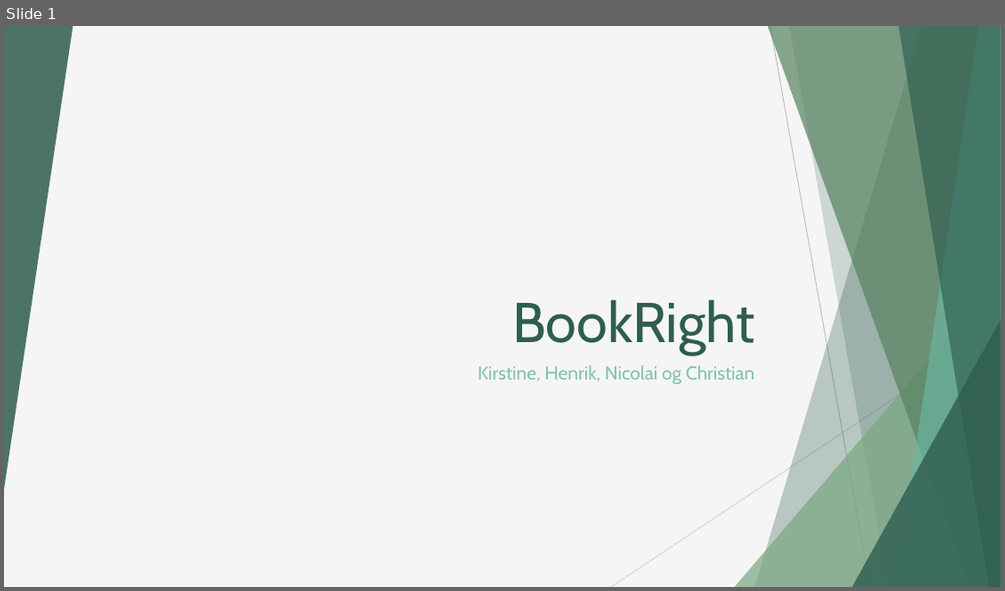
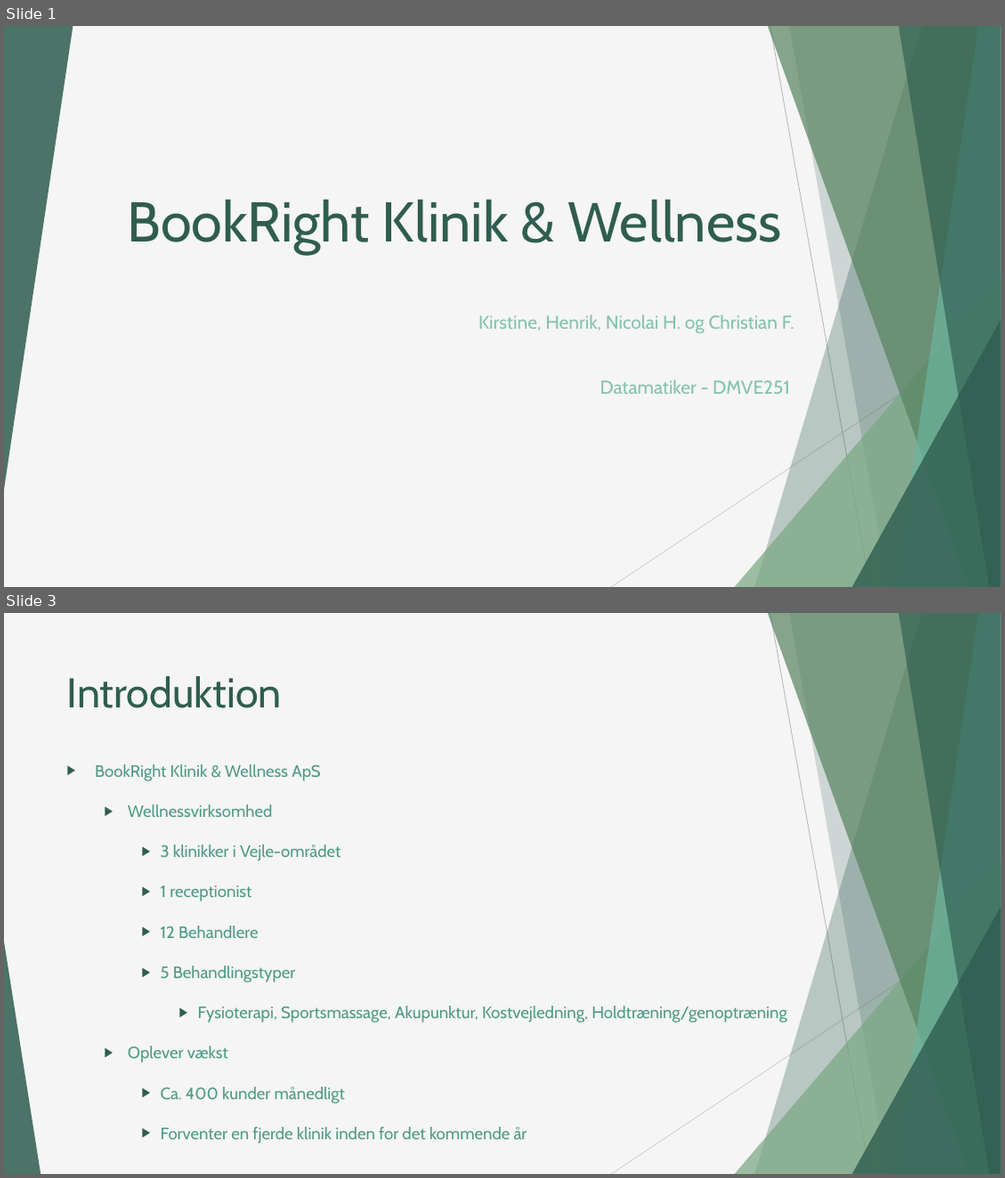
Before and after one commit to hiha76740/SecondSemesterEksamensProjekt, a slide deck: Dokumenter/Powerpoint.pptx. Shown one above the other, each under a label of ours: slide 1 before the commit, slides 1 and 3 after it; the slides between them are not shown. The pictures are 1005x591 and 1005x1178 pixels, drawn with LibreOffice and Linux fonts; fonts in the diff are those of the drawing. Boxes give left, top, right and bottom in pixels: in the first picture for what was removed or moved away, otherwise in the second. Text is boxed around its words. In the diff, an @@ line names an element or a change of style, - is before the commit and + after.

```diff
--- a/Dokumenter/Powerpoint.pptx
+++ b/Dokumenter/Powerpoint.pptx
@@ slide 3 added at [4,613,1001,1174], background #F5F5F5; not listed: 9 template elements that a slide beside it also shows @@
@@ title added at [67,676,282,708], 40 pt, text #2F5D50 @@
+Introduktion
@@ text added at [95,764,787,1143], 16 pt, text #4E9A85 @@
+▶ BookRight Klinik & Wellness ApS
+  ▶ Wellnessvirksomhed
+    ▶ 3 klinikker i Vejle-området
+    ▶ 1 receptionist
+    ▶ 12 Behandlere
+    ▶ 5 Behandlingstyper
+      ▶ Fysioterapi, Sportsmassage, Akupunktur, Kostvejledning, Holdtræning/genoptræning
+  ▶ Oplever vækst
+    ▶ Ca. 400 kunder månedligt
+    ▶ Forventer en fjerde klinik inden for det kommende år
@@ triangle added at [4,941,40,1174], fill #2F5D50 at 85% opacity @@
@@ slide 1 changed as well @@
@@ title at [128,199,781,255]: text changed @@
-BookRight
+BookRight Klinik & Wellness
@@ subtitle at [478,314,794,394]: text changed @@
-Kirstine, Henrik, Nicolai og Christian
+Kirstine, Henrik, Nicolai H. og Christian F.
+Datamatiker - DMVE251
```
Also in this commit, not shown: 4 other slides changed, 5 other slides added, 2 slides removed.
